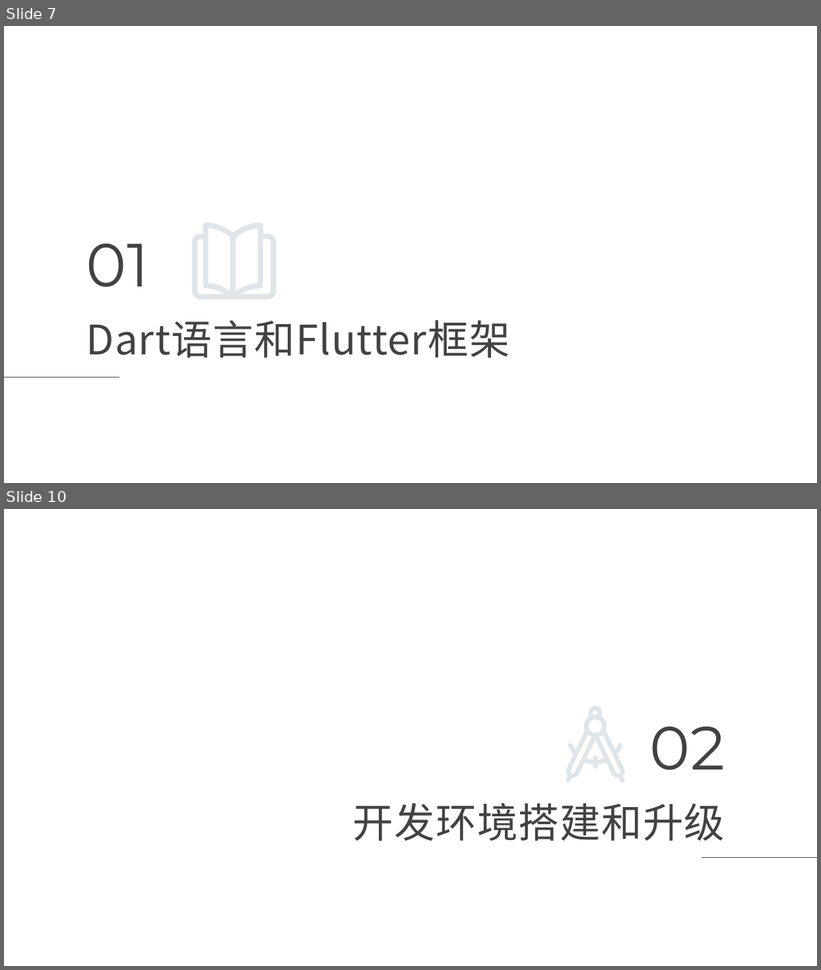
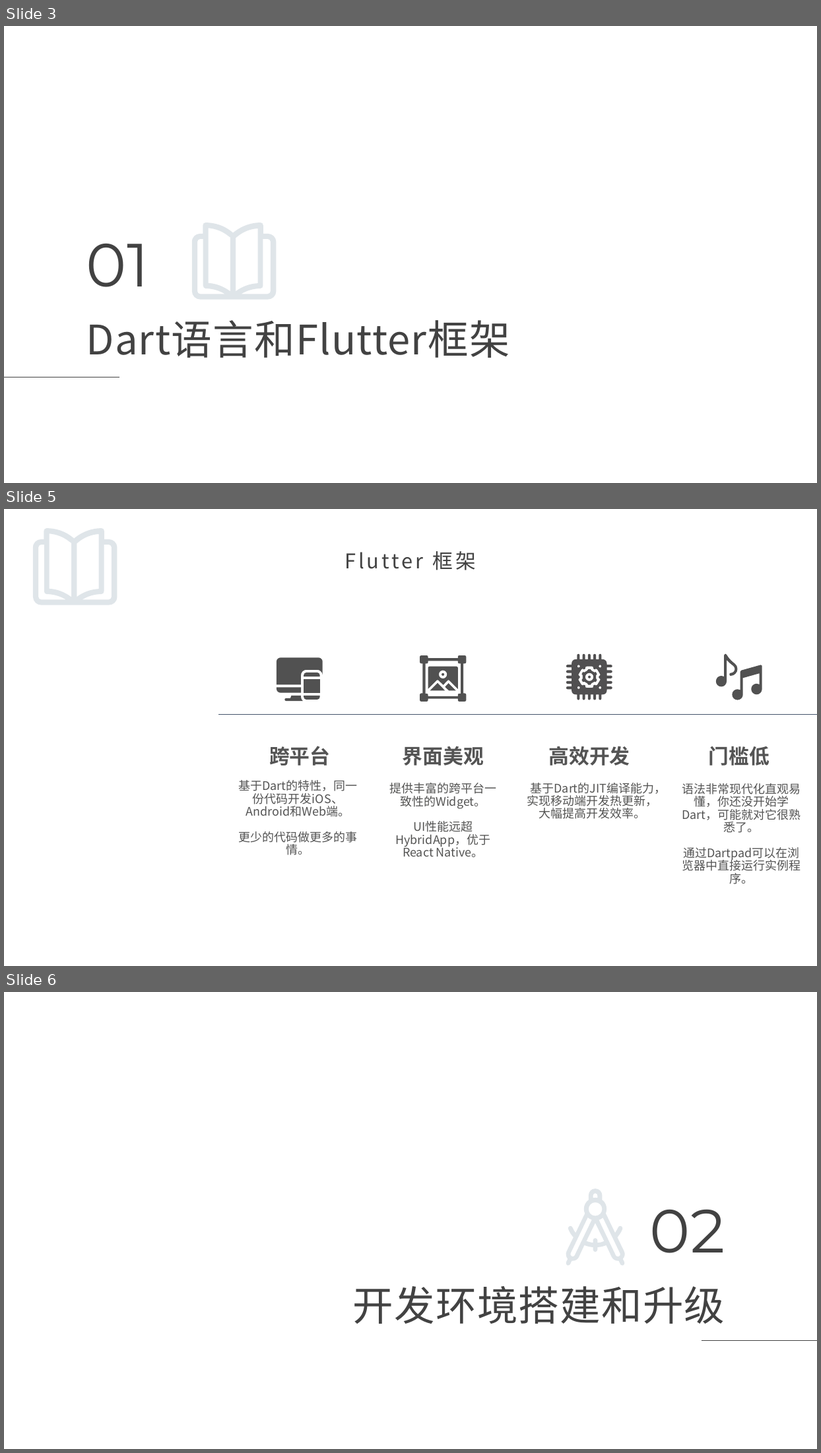
Before and after one commit to maosong-pactera/training, a slide deck: flutter/移动端Flutter_第1课_如何开始工作？.pptx. Shown one above the other, each under a label of ours: slides 7 and 10 before the commit, slides 3, 5 and 6 after it; the slides between them are not shown. The pictures are 821x970 and 821x1453 pixels, drawn with LibreOffice and Linux fonts; fonts in the diff are those of the drawing; background and template pictures are left out. Boxes give left, top, right and bottom in pixels: in the first picture for what was removed or moved away, otherwise in the second. Text is boxed around its words. In the diff, an @@ line names an element or a change of style, - is before the commit and + after.

```diff
--- a/flutter/移动端Flutter_第1课_如何开始工作？.pptx
+++ b/flutter/移动端Flutter_第1课_如何开始工作？.pptx
@@ slide 5 added at (4, 509, 817, 966), background picture (left out) @@
@@ freeform shape added at (32, 528, 117, 605), fill #5F7D95 at 20% opacity @@
@@ title added at (345, 551, 476, 570), 24 pt, text #424242 @@
+Flutter 框架
@@ freeform shape added at (566, 654, 613, 700), fill #515051 @@
@@ freeform shape added at (716, 654, 738, 687), fill #515151 @@
@@ freeform shape added at (733, 665, 762, 700), fill #515151 @@
@@ group added at (277, 658, 323, 701): 6 freeform shapes @@
@@ group added at (420, 656, 467, 702): 5 freeform shapes @@
@@ freeform shape added at (582, 669, 597, 685), fill #515051 @@
@@ freeform shape added at (588, 675, 591, 679), fill #515051 @@
@@ line added from (218, 714) to (817, 714), #44546A 0.75 pt @@
@@ text added at (269, 746, 330, 766), 24 pt, text #545454, bold @@
+跨平台
@@ text added at (403, 746, 484, 766), 24 pt, text #545454, bold @@
+界面美观
@@ text added at (548, 746, 630, 766), 24 pt, text #545454, bold @@
+高效开发
@@ text added at (709, 747, 770, 766), 24 pt, text #545454, bold @@
+门槛低
@@ text added at (238, 780, 357, 855), 14 pt, text #545454 @@
+基于Dart的特性，同一份代码开发iOS、Android和Web端。
+更少的代码做更多的事情。
@@ text added at (389, 783, 496, 857), 14 pt, text #545453 @@
+提供丰富的跨平台一致性的Widget。
+UI性能远超HybridApp，优于React Native。
@@ text added at (527, 783, 666, 819), 14 pt, text #545453 @@
+基于Dart的JIT编译能力，实现移动端开发热更新，大幅提高开发效率。
@@ text added at (682, 784, 801, 885), 14 pt, text #545454 @@
+语法非常现代化直观易懂，你还没开始学 Dart，可能就对它很熟悉了。
+通过Dartpad可以在浏览器中直接运行实例程序。
@@ what was slide 7 is now slide 3 @@
@@ what was slide 10 is now slide 6 @@
```
Also in this commit, not shown: 1 slide changed, 1 other slide added, 6 slides removed, 10 other files.
